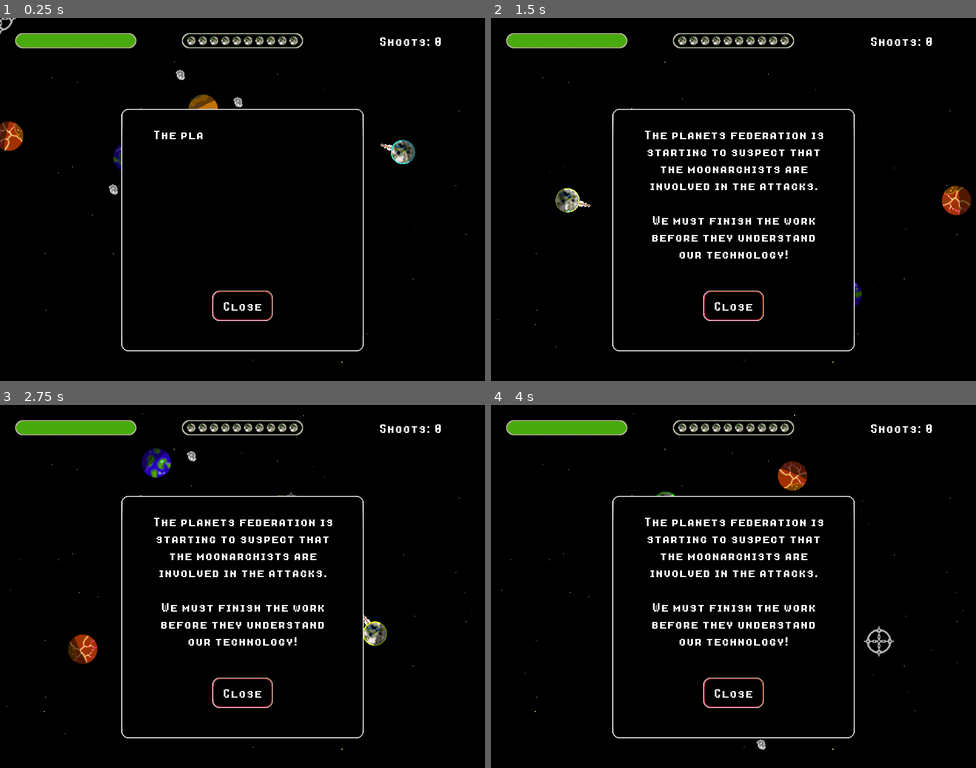
Above: before the commit, frames 1-4 (two rows, left to right).
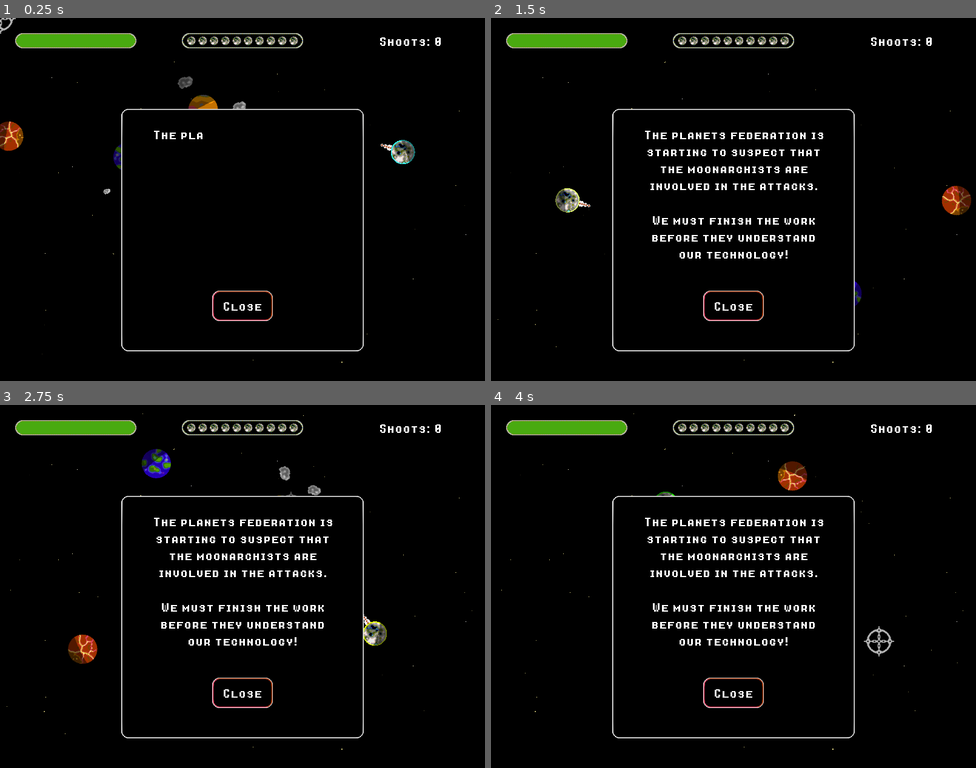
Above: after the commit, the same moments.

Repository: renato-grottesi/moonarchists
Game: Godot game, scene res://Game/Level03.tscn
The game is run twice, just before and just after one commit, with the same random seed, the same clock (stepped at 60 frames per second) and the same inputs. This scene is started directly instead of the project's main scene.
Inputs (mouse positions are in pixels of both pictures, inside the frame that each line leads up to):
- Up to frame 1 (0.25 s): no input
- Up to frame 2 (1.5 s): move the mouse to (840, 181) at 0.52 s; hold Up 0.53-1.28 s; click (840, 181) at 0.67 s; move the mouse to (636, 217) at 1.27 s; hold Down from 1.28 s (still down)
- Up to frame 3 (2.75 s): move the mouse to (291, 506) at 2.02 s; release Down at 2.03 s; hold Up from 2.03 s (still down)
- Up to frame 4 (4 s): move the mouse to (709, 659) at 2.77 s; click (709, 659) at 2.92 s; move the mouse to (879, 640) at 3.52 s; release Up at 3.53 s; hold Down from 3.53 s (still down)

The runs differ from the first frame. In frame 1, 0.6% of the frame differs, in the area x 0-51%, y 14-49%; in frame 2, 0.3%; in frame 3, 0.7%, in the area x 14-67%, y 11-72%; in frame 4, 0.3%.

Commit message:
bugfixes and polishing
Changing the alarm sound
Making asteroids size and spin random
Fixing random generation to a fixed seed
Resizing the UI
Preparing for adding pages for levels 9-32

Diff:
--- a/Game/Asteroid.gd
+++ b/Game/Asteroid.gd
@@ -6,6 +6,16 @@
 
 var explosion_pos = Vector2(0, 0)
 var done = false
+var rotation_speed = 0.0
+
+func _ready():
+	rotation_speed = Global.rng.randf_range(5, 10)
+	if (Global.rng.randf_range(-1, 1) > 0.0):
+		rotation_speed = -rotation_speed
+	var randscale = Vector2(Global.rng.randf_range(0.4, 1.2), Global.rng.randf_range(0.4, 1.2))
+	$Sprite.scale = randscale
+	var grey = Global.rng.randf_range(0.25, 1.0)
+	$Sprite.modulate = Color(grey, grey, grey)
 
 func hit():
 	if !done:
@@ -27,3 +37,4 @@
 	if global_position.length() < 60 :
 		emit_signal("swoosh")
 		queue_free()
+	$Sprite.rotation += delta * rotation_speed
--- a/Game/NeutralMoon.gd
+++ b/Game/NeutralMoon.gd
@@ -7,27 +7,26 @@
 
 signal damage()
 signal swoosh()
+signal friendly_destroyed()
 
 const asteroid_scene = preload("res://Game/Asteroid.tscn")
 const Asteroid = preload("res://Game/Asteroid.gd")
 
 var time = 0.0
 var last_pos
-var rng = RandomNumberGenerator.new()
 
 func _ready():
-	rng.randomize()
 	apply_impulse(Vector2(0, 0), impulse0);
-	angular_velocity = (1 + rng.randf_range(0, 1)) * sign(rng.randf_range(-1, 1));
+	angular_velocity = (1 + Global.rng.randf_range(0, 1)) * sign(Global.rng.randf_range(-1, 1));
 	$Sprite.set_texture(texture)
 	last_pos = global_position
 	for i in range(0, moons_count):
 		var asteroid = asteroid_scene.instance();
 		var rad = i*(2*PI/moons_count)
-		var offset = rng.randf_range(0, 35) + 60
+		var offset = Global.rng.randf_range(0, 35) + 60
 		var pos = Vector2( offset*sin(rad), offset*cos(rad))
 		asteroid.position = pos + global_position
-		asteroid.speed = rng.randf_range(0, 2) + 1
+		asteroid.speed = Global.rng.randf_range(0, 2) + 1
 		asteroid.connect("damage", self, "on_asteroid_damage")
 		asteroid.connect("swoosh", self, "on_asteroid_swoosh")
 		$Satellites.add_child(asteroid);
@@ -66,4 +65,6 @@
 		$CollisionShape2D.disabled = true
 
 func _on_Absorb_timeout():
+	if friendly:
+		emit_signal("friendly_destroyed")
 	queue_free()
--- a/Game/Universe.gd
+++ b/Game/Universe.gd
@@ -15,15 +15,14 @@
 
 var shoots = 0;
 var game_over = false;
-var rng = RandomNumberGenerator.new()
 
 func _ready():
+	Global.rng.seed = current_level
 	if Global.is_speedrunning:
 		$HUD/Score.text = Global.ms2str(Global.get_partial_speed_run())
 	if !Global.use_cross_hair:
 		Input.set_mouse_mode(Input.MOUSE_MODE_CAPTURED)
 	$CrossHair.visible = Global.use_cross_hair && (OS.get_name() != "Android")
-	rng.randomize()
 	var stars = Global.level_status[current_level-1]
 	if stars > 5 :
 		if $HUD/Opening/Label.text.length() > 1:
@@ -31,15 +30,16 @@
 				$HUD/Opening.popup()
 	for i in range(0, asteroids_count):
 		var asteroid = asteroid_scene.instance();
-		asteroid.speed = rng.randf_range(0, 2) + 1
+		asteroid.speed = Global.rng.randf_range(0, 2) + 1
 		var rad = i*(2*PI/asteroids_count)
-		var offset = asteroids_offset + rng.randf_range(0, 64)
+		var offset = asteroids_offset + Global.rng.randf_range(0, 64)
 		var pos = Vector2( offset*sin(rad), offset*cos(rad))
 		asteroid.position = pos
 		$Asteroids.add_child(asteroid);
 	for B in $Bodies.get_children():
 		B.connect("damage", self, "shake_it")
 		B.connect("swoosh", self, "swoosh")
+		B.connect("friendly_destroyed", self, "friendly_destroyed")
 
 func _process(delta):
 	if Global.is_speedrunning:
@@ -56,14 +56,6 @@
 		if l < 60.0:
 			B.absorb();
 			swoosh()
-			if B.friendly :
-				game_over = true
-				if ! $HUD/Victory.visible:
-					$HUD/Lost/Reason.text = "A friendly moon\n has been destroyed"
-					if !Global.is_speedrunning:
-						$HUD/Lost.popup()
-					else:
-						retry_level()
 	if enemies_left < 1 :
 		if !game_over:
 			game_over = true
@@ -249,3 +241,12 @@
 		var time = Global.stop_speed_run()
 		$HUD/LastLevel/SpeedrunScore.visible = true
 		$HUD/LastLevel/SpeedrunScore.text = "Speedrun: " + Global.ms2str(time)
+
+func friendly_destroyed():
+	game_over = true
+	if ! $HUD/Victory.visible:
+		$HUD/Lost/Reason.text = "A friendly moon\n has been destroyed"
+		if !Global.is_speedrunning:
+			$HUD/Lost.popup()
+		else:
+			retry_level()
--- a/Global.gd
+++ b/Global.gd
@@ -12,6 +12,7 @@
 var speed_run_record = 0
 var is_speedrunning = false
 var slowmo
+var rng = RandomNumberGenerator.new()
 
 var levels = [
 	"res://Scenes/MainMenu.tscn",
--- a/Scenes/MainMenu.gd
+++ b/Scenes/MainMenu.gd
@@ -138,3 +138,9 @@
 	if Global.speed_run_record > 0:
 		$Levels/SpeedRun.text = "Speedrun: " + Global.ms2str(Global.speed_run_record)
 	$Levels/Level1.grab_focus()
+
+func _on_Next_pressed():
+	pass # Replace with function body.
+
+func _on_Previous_pressed():
+	pass # Replace with function body.
--- a/Scenes/MainMenu.tscn
+++ b/Scenes/MainMenu.tscn
@@ -141,7 +141,7 @@
 margin_left = 64.0
 margin_top = 192.0
 margin_right = 960.0
-margin_bottom = 768.0
+margin_bottom = 736.0
 custom_styles/panel = ExtResource( 3 )
 popup_exclusive = true
 __meta__ = {
@@ -185,7 +185,7 @@
 margin_left = 64.0
 margin_top = 192.0
 margin_right = 960.0
-margin_bottom = 768.0
+margin_bottom = 736.0
 custom_styles/panel = ExtResource( 3 )
 popup_exclusive = true
 __meta__ = {
@@ -229,7 +229,7 @@
 margin_left = 64.0
 margin_top = 192.0
 margin_right = 960.0
-margin_bottom = 768.0
+margin_bottom = 736.0
 custom_styles/panel = ExtResource( 3 )
 popup_exclusive = true
 __meta__ = {
@@ -277,7 +277,7 @@
 margin_left = 64.0
 margin_top = 192.0
 margin_right = 960.0
-margin_bottom = 768.0
+margin_bottom = 736.0
 custom_styles/panel = ExtResource( 3 )
 popup_exclusive = true
 __meta__ = {
@@ -401,9 +401,9 @@
 
 [node name="CloseOptionsDialog" type="Button" parent="OptionsDialog"]
 margin_left = 384.0
-margin_top = 448.0
+margin_top = 416.0
 margin_right = 512.0
-margin_bottom = 512.0
+margin_bottom = 480.0
 focus_neighbour_top = NodePath("../ToggleCrosshair")
 focus_neighbour_bottom = NodePath("../SoundSlider")
 custom_styles/hover = ExtResource( 4 )
@@ -418,7 +418,7 @@
 margin_left = 64.0
 margin_top = 192.0
 margin_right = 960.0
-margin_bottom = 768.0
+margin_bottom = 736.0
 custom_styles/panel = ExtResource( 3 )
 popup_exclusive = true
 __meta__ = {
@@ -426,9 +426,9 @@
 }
 
 [node name="Level1" parent="Levels" instance=ExtResource( 7 )]
-margin_left = 96.0
-margin_top = 64.0
-margin_right = 224.0
+margin_left = 144.0
+margin_top = 64.0
+margin_right = 272.0
 margin_bottom = 192.0
 focus_neighbour_left = NodePath("../Level4")
 focus_neighbour_top = NodePath("../SpeedRun")
@@ -438,9 +438,9 @@
 focus_previous = NodePath("../Level8")
 
 [node name="Level2" parent="Levels" instance=ExtResource( 7 )]
-margin_left = 288.0
-margin_top = 64.0
-margin_right = 416.0
+margin_left = 304.0
+margin_top = 64.0
+margin_right = 432.0
 margin_bottom = 192.0
 focus_neighbour_left = NodePath("../Level1")
 focus_neighbour_top = NodePath("../SpeedRun")
@@ -452,9 +452,9 @@
 level_name = "02"
 
 [node name="Level3" parent="Levels" instance=ExtResource( 7 )]
-margin_left = 480.0
-margin_top = 64.0
-margin_right = 608.0
+margin_left = 464.0
+margin_top = 64.0
+margin_right = 592.0
 margin_bottom = 192.0
 focus_neighbour_left = NodePath("../Level2")
 focus_neighbour_top = NodePath("../CloseLevelsDialog")
@@ -466,9 +466,9 @@
 level_name = "03"
 
 [node name="Level4" parent="Levels" instance=ExtResource( 7 )]
-margin_left = 672.0
-margin_top = 64.0
-margin_right = 800.0
+margin_left = 624.0
+margin_top = 64.0
+margin_right = 752.0
 margin_bottom = 192.0
 focus_neighbour_left = NodePath("../Level3")
 focus_neighbour_top = NodePath("../CloseLevelsDialog")
@@ -480,10 +480,10 @@
 level_name = "04"
 
 [node name="Level5" parent="Levels" instance=ExtResource( 7 )]
-margin_left = 96.0
-margin_top = 256.0
-margin_right = 224.0
-margin_bottom = 384.0
+margin_left = 144.0
+margin_top = 224.0
+margin_right = 272.0
+margin_bottom = 352.0
 focus_neighbour_left = NodePath("../Level8")
 focus_neighbour_top = NodePath("../Level1")
 focus_neighbour_right = NodePath("../Level6")
@@ -494,10 +494,10 @@
 level_name = "05"
 
 [node name="Level6" parent="Levels" instance=ExtResource( 7 )]
-margin_left = 288.0
-margin_top = 256.0
-margin_right = 416.0
-margin_bottom = 384.0
+margin_left = 304.0
+margin_top = 224.0
+margin_right = 432.0
+margin_bottom = 352.0
 focus_neighbour_left = NodePath("../Level5")
 focus_neighbour_top = NodePath("../Level2")
 focus_neighbour_right = NodePath("../Level7")
@@ -508,10 +508,10 @@
 level_name = "06"
 
 [node name="Level7" parent="Levels" instance=ExtResource( 7 )]
-margin_left = 480.0
-margin_top = 256.0
-margin_right = 608.0
-margin_bottom = 384.0
+margin_left = 464.0
+margin_top = 224.0
+margin_right = 592.0
+margin_bottom = 352.0
 focus_neighbour_left = NodePath("../Level6")
 focus_neighbour_top = NodePath("../Level3")
 focus_neighbour_right = NodePath("../Level8")
@@ -522,10 +522,10 @@
 level_name = "07"
 
 [node name="Level8" parent="Levels" instance=ExtResource( 7 )]
-margin_left = 672.0
-margin_top = 256.0
-margin_right = 800.0
-margin_bottom = 384.0
+margin_left = 624.0
+margin_top = 224.0
+margin_right = 752.0
+margin_bottom = 352.0
 focus_neighbour_left = NodePath("../Level7")
 focus_neighbour_top = NodePath("../Level4")
 focus_neighbour_right = NodePath("../Level5")
@@ -536,10 +536,10 @@
 level_name = "08"
 
 [node name="CloseLevelsDialog" type="Button" parent="Levels"]
-margin_left = 480.0
-margin_top = 448.0
-margin_right = 800.0
-margin_bottom = 512.0
+margin_left = 464.0
+margin_top = 416.0
+margin_right = 752.0
+margin_bottom = 488.0
 focus_neighbour_left = NodePath("../SpeedRun")
 focus_neighbour_top = NodePath("../Level8")
 focus_neighbour_right = NodePath("../SpeedRun")
@@ -558,10 +558,10 @@
 }
 
 [node name="SpeedRun" type="Button" parent="Levels"]
-margin_left = 96.0
-margin_top = 448.0
-margin_right = 416.0
-margin_bottom = 512.0
+margin_left = 144.0
+margin_top = 416.0
+margin_right = 432.0
+margin_bottom = 488.0
 focus_neighbour_left = NodePath("../CloseLevelsDialog")
 focus_neighbour_top = NodePath("../Level5")
 focus_neighbour_right = NodePath("../CloseLevelsDialog")
@@ -576,6 +576,50 @@
 custom_fonts/font = ExtResource( 2 )
 shortcut_in_tooltip = false
 text = "Speedrun ??:??"
+__meta__ = {
+"_edit_use_anchors_": false
+}
+
+[node name="Next" type="Button" parent="Levels"]
+margin_left = 768.0
+margin_top = 128.0
+margin_right = 880.0
+margin_bottom = 288.0
+focus_neighbour_left = NodePath("../SpeedRun")
+focus_neighbour_top = NodePath("../Level8")
+focus_neighbour_right = NodePath("../SpeedRun")
+focus_neighbour_bottom = NodePath("../Level4")
+focus_next = NodePath("../Level1")
+focus_previous = NodePath("../Level8")
+custom_styles/hover = ExtResource( 4 )
+custom_styles/pressed = ExtResource( 5 )
+custom_styles/focus = ExtResource( 4 )
+custom_styles/disabled = ExtResource( 3 )
+custom_styles/normal = ExtResource( 3 )
+custom_fonts/font = ExtResource( 6 )
+text = ">"
+__meta__ = {
+"_edit_use_anchors_": false
+}
+
+[node name="Previous" type="Button" parent="Levels"]
+margin_left = 16.0
+margin_top = 128.0
+margin_right = 128.0
+margin_bottom = 288.0
+focus_neighbour_left = NodePath("../SpeedRun")
+focus_neighbour_top = NodePath("../Level8")
+focus_neighbour_right = NodePath("../SpeedRun")
+focus_neighbour_bottom = NodePath("../Level4")
+focus_next = NodePath("../Level1")
+focus_previous = NodePath("../Level8")
+custom_styles/hover = ExtResource( 4 )
+custom_styles/pressed = ExtResource( 5 )
+custom_styles/focus = ExtResource( 4 )
+custom_styles/disabled = ExtResource( 3 )
+custom_styles/normal = ExtResource( 3 )
+custom_fonts/font = ExtResource( 6 )
+text = "<"
 __meta__ = {
 "_edit_use_anchors_": false
 }
@@ -615,3 +659,5 @@
 [connection signal="popup_hide" from="Levels" to="." method="_on_Levels_popup_hide"]
 [connection signal="pressed" from="Levels/CloseLevelsDialog" to="." method="_on_CloseLevelsDialog_pressed"]
 [connection signal="pressed" from="Levels/SpeedRun" to="." method="_on_SpeedRun_pressed"]
+[connection signal="pressed" from="Levels/Next" to="." method="_on_Next_pressed"]
+[connection signal="pressed" from="Levels/Previous" to="." method="_on_Previous_pressed"]
Not shown, changed: Sounds/alert.wav
